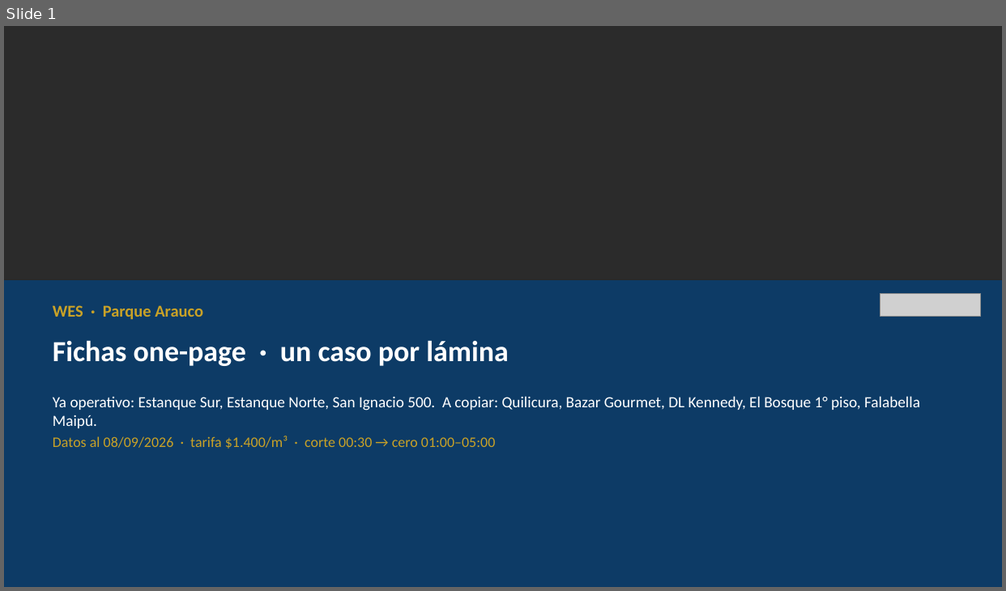
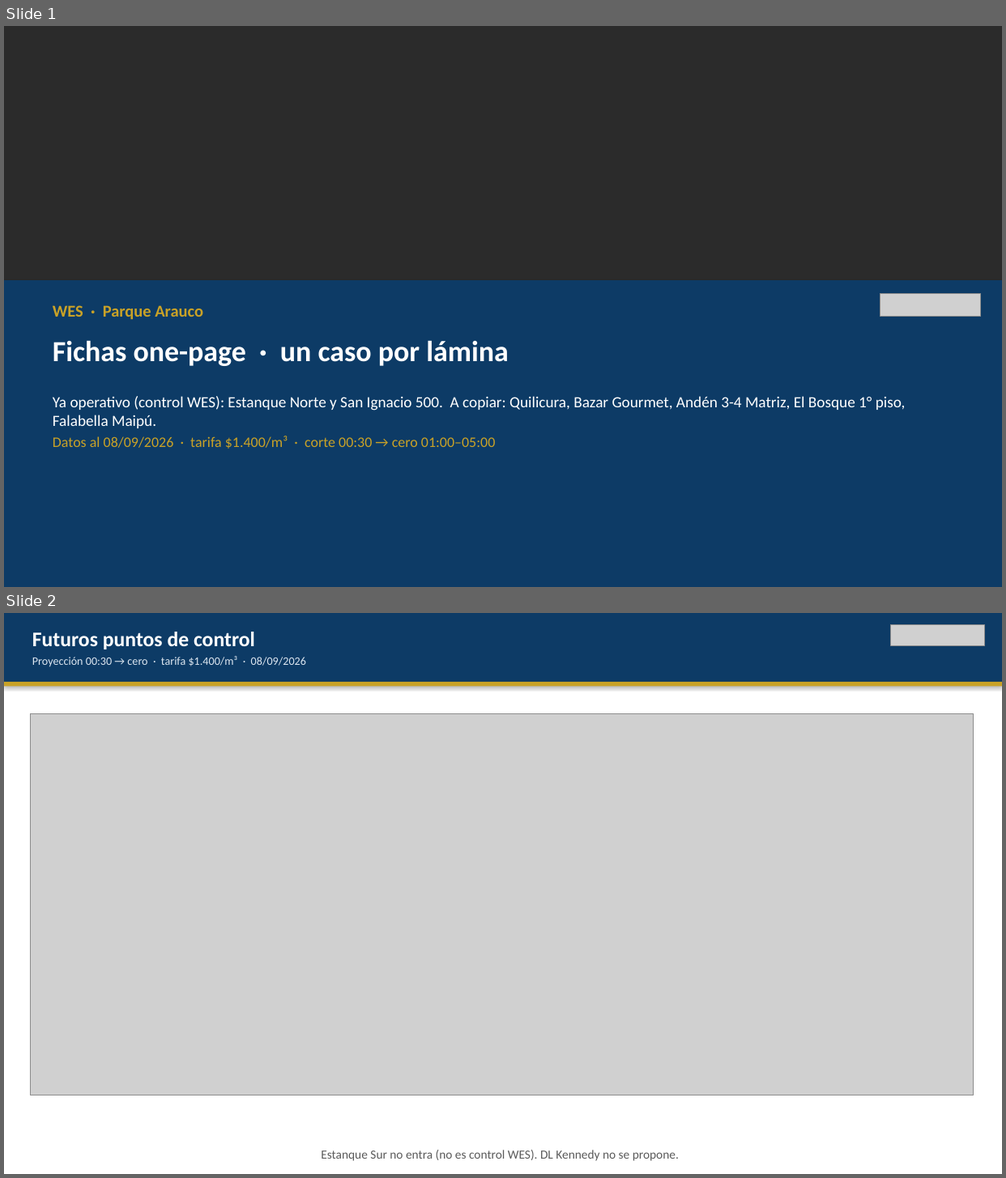
Before and after one commit to anibaloperacionesWes/wes-scripts, a slide deck: reports/Parque_Arauco/CONSOLIDADO/Fichas_onepage_PA_20260908.pptx. Shown one above the other, each under a label of ours: slide 1 before the commit, slides 1 and 2 after it. The pictures are 1006x591 and 1006x1178 pixels, drawn with LibreOffice and Linux fonts; fonts in the diff are those of the drawing; grey boxes stand for pictures; background and template pictures are left out; a plain dark background stands for a picture behind light text. Boxes give left, top, right and bottom in pixels: in the first picture for what was removed or moved away, otherwise in the second. Text is boxed around its words. In the diff, an @@ line names an element or a change of style, - is before the commit and + after.

```diff
--- a/reports/Parque_Arauco/CONSOLIDADO/Fichas_onepage_PA_20260908.pptx
+++ b/reports/Parque_Arauco/CONSOLIDADO/Fichas_onepage_PA_20260908.pptx
@@ slide 2 added at [4, 613, 1002, 1174], background #FFFFFF @@
@@ rectangle added at [4, 613, 1002, 682], fill #0D3B66 @@
@@ text added at [32, 632, 255, 649], 20 pt, text #FFFFFF, bold @@
+Futuros puntos de control
@@ picture added at [891, 625, 985, 646] @@
@@ text added at [32, 656, 306, 667], 11 pt, text #DCE6F0 @@
+Proyección 00:30 → cero · tarifa $1.400/m³ · 08/09/2026
@@ rectangle added at [4, 682, 1002, 687], fill #C9A227 @@
@@ picture added at [30, 714, 974, 1096] @@
@@ text added at [321, 1150, 679, 1161], 12 pt, text #5A5A5A @@
+Estanque Sur no entra (no es control WES). DL Kennedy no se propone.
@@ slide 1 changed as well @@
@@ text at [53, 396, 906, 429]: text changed @@
-Ya operativo: Estanque Sur, Estanque Norte, San Ignacio 500. A copiar: Quilicura, Bazar Gourmet, DL Kennedy, El Bosque 1° piso, Falabella Maipú.
+Ya operativo (control WES): Estanque Norte y San Ignacio 500. A copiar: Quilicura, Bazar Gourmet, Andén 3-4 Matriz, El Bosque 1° piso, Falabella Maipú.
```
Also in this commit, not shown: 8 other slides changed, 10 other files.
